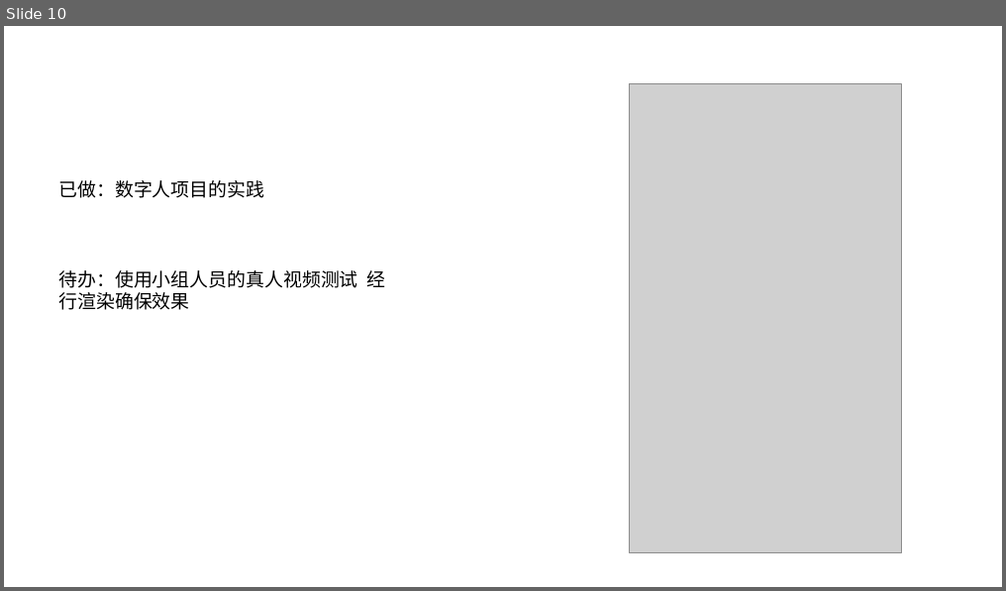
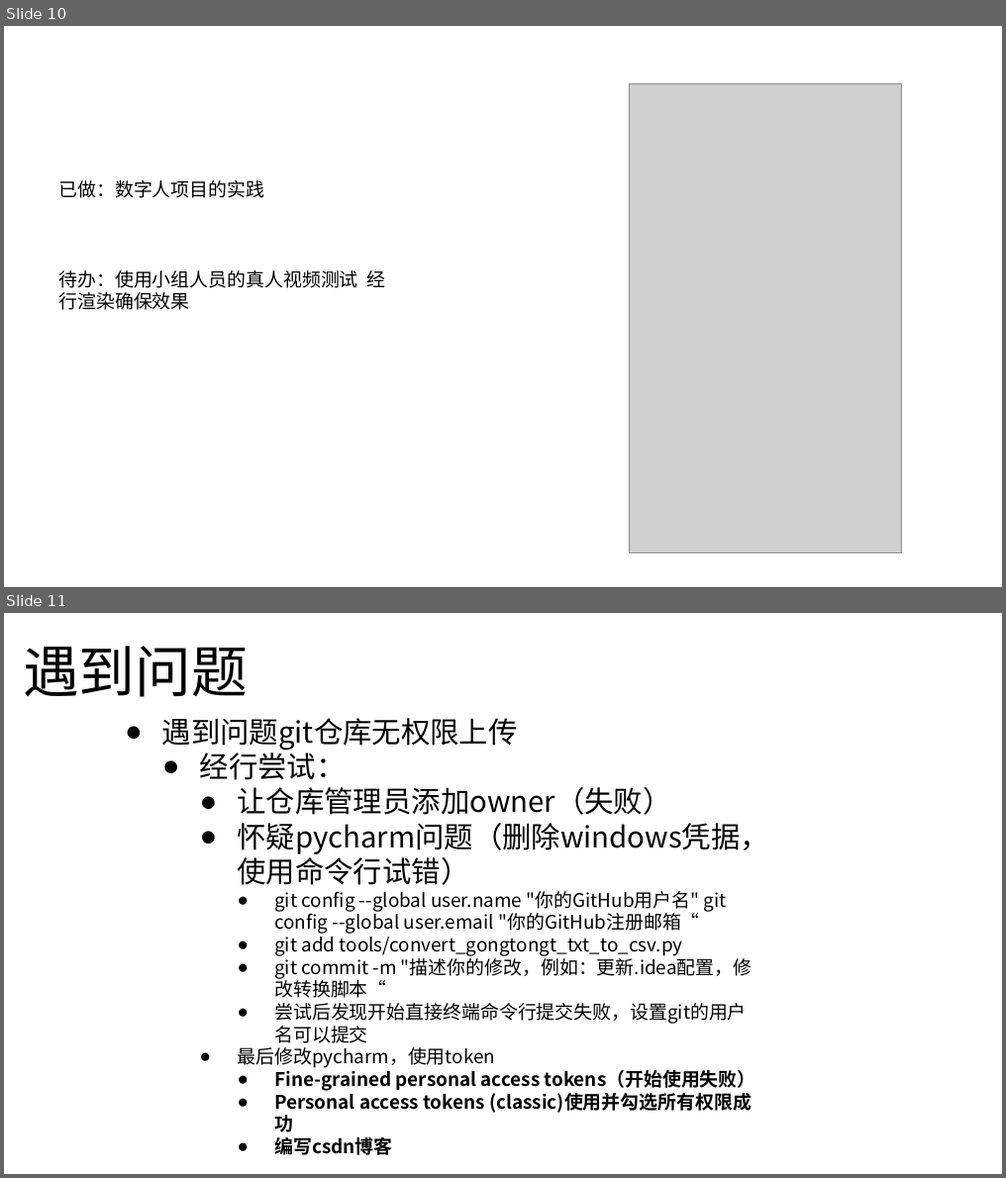
Before and after one commit to C32-SoundTech/SoundTech, a slide deck: docs/yuz/1009汇报.pptx. Shown one above the other, each under a label of ours: slide 10 before the commit, slides 10 and 11 after it. The pictures are 1006x591 and 1006x1178 pixels, drawn with LibreOffice and Linux fonts; fonts in the diff are those of the drawing; grey boxes stand for pictures. Boxes give left, top, right and bottom in pixels: in the first picture for what was removed or moved away, otherwise in the second. Text is boxed around its words. In the diff, an @@ line names an element or a change of style, - is before the commit and + after.

```diff
--- a/docs/yuz/1009汇报.pptx
+++ b/docs/yuz/1009汇报.pptx
@@ slide 11 added at bbox=[4, 613, 1002, 1174], background #FFFFFF @@
@@ text added at bbox=[23, 646, 248, 697], 54 pt, text #000000 @@
+遇到问题
@@ text added at bbox=[162, 718, 769, 1156], 18 pt, text #000000 @@
+● 遇到问题git仓库无权限上传
+  ● 经行尝试：
+    ● 让仓库管理员添加owner（失败）
+    ● 怀疑pycharm问题（删除windows凭据，使用命令行试错）
+      ● git config --global user.name "你的GitHub用户名" git config --global user.email "你的GitHub注册邮箱“
+      ● git add tools/convert_gongtongt_txt_to_csv.py
+      ● git commit -m "描述你的修改，例如：更新.idea配置，修改转换脚本“
+      ● 尝试后发现开始直接终端命令行提交失败，设置git的用户名可以提交
+    ● 最后修改pycharm，使用token
+      ● Fine-grained personal access tokens（开始使用失败）
+      ● Personal access tokens (classic)使用并勾选所有权限成功
+      ● 编写csdn博客
```
Also in this commit, not shown: 1 slide changed.
